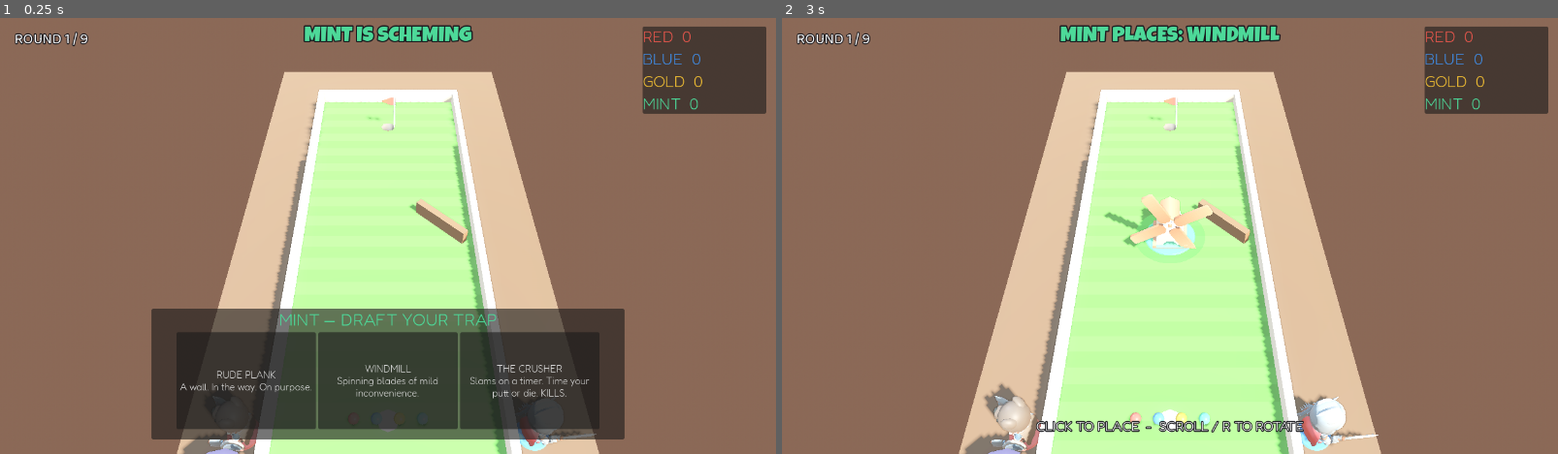
Above: before the commit, frames 1-2 (left to right).
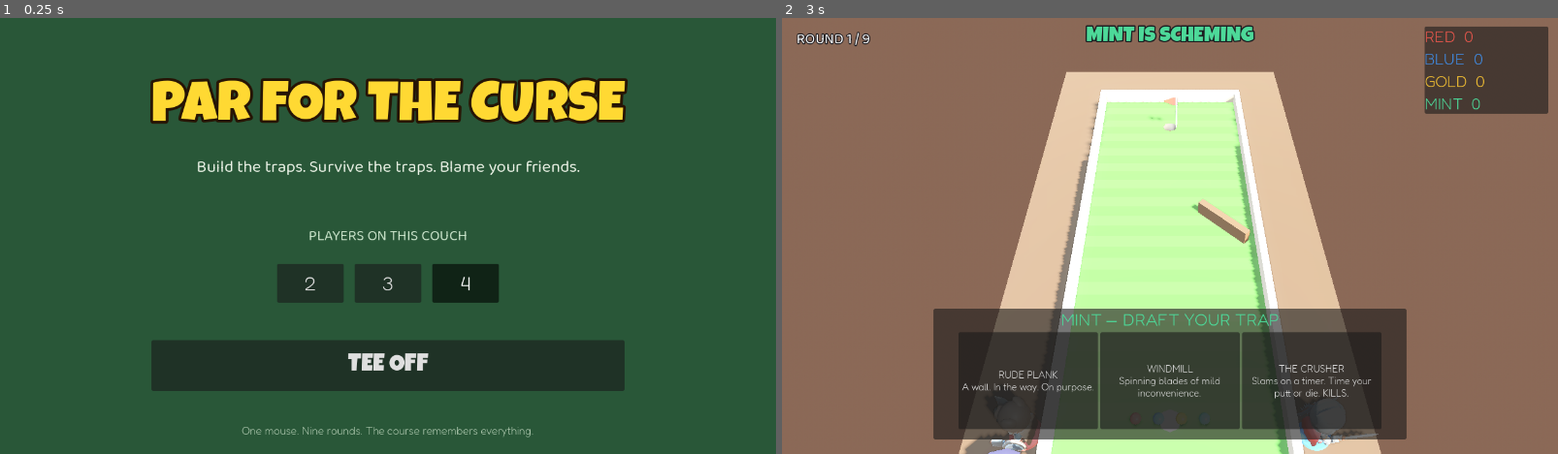
Above: after the commit, the same moments.

Repository: substrateagnostic/ill-will
Game: Godot game, scene res://scenes/menu.tscn
The game is run twice, just before and just after one commit, with the same random seed, the same clock (stepped at 60 frames per second) and the same inputs. Before the commit the project starts from res://scenes/main.tscn.
Inputs (mouse positions are in pixels of both pictures, inside the frame that each line leads up to):
- Up to frame 1 (0.25 s): no input
- Up to frame 2 (3 s): click (1092, 283) at 0.5 s, where only the run after the commit has a clickable "2"; click (1170, 283) at 1.25 s, where only the run after the commit has a clickable "3"; click (1247, 283) at 2 s, where only the run after the commit has a clickable "4"; click (1170, 366) at 2.75 s, where only the run after the commit has a clickable "TEE OFF"

The runs differ from the first frame. In frame 1, 96% of the frame differs, in the area x 0-100%, y 0-100%; in frame 2, 20%.

Commit message:
Phase 6: title menu, course-history flyover, death focus, tuning
Menu (player count, TEE OFF), match-end cinematic: THE COURSE REMEMBERS
ground-level flyover through the accreted course, then winner banner.
Camera focus-punch on deaths, ball speed trails, water hazard nerfed,
--rounds/--skipmenu test args, menu no longer clobbers CLI player count.

Co-Authored-By: Claude Fable 5 <noreply@anthropic.com>

Diff:
--- a/project.godot
+++ b/project.godot
@@ -4,7 +4,7 @@
 [application]
 
 config/name="Par for the Curse"
-run/main_scene="res://scenes/main.tscn"
+run/main_scene="res://scenes/menu.tscn"
 config/features=PackedStringArray("4.6")
 
 [autoload]
--- /dev/null
+++ b/scenes/menu.tscn
@@ -0,0 +1,111 @@
+[gd_scene load_steps=5 format=3]
+
+[ext_resource type="Script" path="res://scripts/menu.gd" id="1_menu"]
+[ext_resource type="FontFile" path="res://assets/fonts/LuckiestGuy-Regular.ttf" id="2_luckiest"]
+[ext_resource type="FontFile" path="res://assets/fonts/Baloo2.ttf" id="3_baloo"]
+
+[sub_resource type="StyleBoxFlat" id="bg_style"]
+bg_color = Color(0.16, 0.34, 0.22, 1)
+
+[node name="Menu" type="Control"]
+layout_mode = 3
+anchors_preset = 15
+anchor_right = 1.0
+anchor_bottom = 1.0
+script = ExtResource("1_menu")
+
+[node name="BG" type="Panel" parent="."]
+layout_mode = 1
+anchors_preset = 15
+anchor_right = 1.0
+anchor_bottom = 1.0
+theme_override_styles/panel = SubResource("bg_style")
+
+[node name="Center" type="CenterContainer" parent="."]
+layout_mode = 1
+anchors_preset = 15
+anchor_right = 1.0
+anchor_bottom = 1.0
+
+[node name="Box" type="VBoxContainer" parent="Center"]
+layout_mode = 2
+theme_override_constants/separation = 26
+
+[node name="Title" type="Label" parent="Center/Box"]
+layout_mode = 2
+theme_override_fonts/font = ExtResource("2_luckiest")
+theme_override_font_sizes/font_size = 92
+theme_override_colors/font_color = Color(1, 0.85, 0.2, 1)
+theme_override_colors/font_outline_color = Color(0.15, 0.08, 0.02, 1)
+theme_override_constants/outline_size = 18
+text = "PAR FOR THE CURSE"
+horizontal_alignment = 1
+
+[node name="Subtitle" type="Label" parent="Center/Box"]
+layout_mode = 2
+theme_override_fonts/font = ExtResource("3_baloo")
+theme_override_font_sizes/font_size = 28
+theme_override_colors/font_color = Color(0.92, 0.95, 0.9, 1)
+text = "Build the traps. Survive the traps. Blame your friends."
+horizontal_alignment = 1
+
+[node name="Spacer" type="Control" parent="Center/Box"]
+layout_mode = 2
+custom_minimum_size = Vector2(0, 20)
+
+[node name="PlayersLabel" type="Label" parent="Center/Box"]
+layout_mode = 2
+theme_override_fonts/font = ExtResource("3_baloo")
+theme_override_font_sizes/font_size = 24
+theme_override_colors/font_color = Color(0.8, 0.9, 0.8, 1)
+text = "PLAYERS ON THIS COUCH"
+horizontal_alignment = 1
+
+[node name="Players" type="HBoxContainer" parent="Center/Box"]
+layout_mode = 2
+alignment = 1
+theme_override_constants/separation = 18
+
+[node name="P2" type="Button" parent="Center/Box/Players"]
+layout_mode = 2
+custom_minimum_size = Vector2(110, 64)
+toggle_mode = true
+theme_override_font_sizes/font_size = 32
+text = "2"
+
+[node name="P3" type="Button" parent="Center/Box/Players"]
+layout_mode = 2
+custom_minimum_size = Vector2(110, 64)
+toggle_mode = true
+theme_override_font_sizes/font_size = 32
+text = "3"
+
+[node name="P4" type="Button" parent="Center/Box/Players"]
+layout_mode = 2
+custom_minimum_size = Vector2(110, 64)
+toggle_mode = true
+theme_override_font_sizes/font_size = 32
+text = "4"
+
+[node name="Spacer2" type="Control" parent="Center/Box"]
+layout_mode = 2
+custom_minimum_size = Vector2(0, 10)
+
+[node name="StartBtn" type="Button" parent="Center/Box"]
+layout_mode = 2
+custom_minimum_size = Vector2(340, 84)
+theme_override_fonts/font = ExtResource("2_luckiest")
+theme_override_font_sizes/font_size = 40
+text = "TEE OFF"
+
+[node name="Footer" type="Label" parent="."]
+layout_mode = 1
+anchor_top = 1.0
+anchor_bottom = 1.0
+anchor_right = 1.0
+offset_top = -50.0
+offset_bottom = -18.0
+theme_override_font_sizes/font_size = 18
+theme_override_colors/font_color = Color(0.7, 0.8, 0.7, 1)
+text = "One mouse. Nine rounds. The course remembers everything."
+horizontal_alignment = 1
--- a/scenes/traps/water.tscn
+++ b/scenes/traps/water.tscn
@@ -3,10 +3,10 @@
 [ext_resource type="Script" path="res://scripts/traps/water_trap.gd" id="1"]
 
 [sub_resource type="BoxMesh" id="pool_mesh"]
-size = Vector3(2.2, 0.03, 1.4)
+size = Vector3(1.8, 0.03, 1.1)
 
 [sub_resource type="BoxShape3D" id="zone_shape"]
-size = Vector3(2.1, 0.4, 1.3)
+size = Vector3(1.7, 0.4, 1.0)
 
 [sub_resource type="StandardMaterial3D" id="mat_water"]
 transparency = 1
--- a/scripts/ball.gd
+++ b/scripts/ball.gd
@@ -16,6 +16,7 @@
 var last_rest_position := Vector3.ZERO
 var _was_moving := false
 var _mat: StandardMaterial3D
+var _trail: CPUParticles3D
 
 @onready var mesh: MeshInstance3D = $Mesh
 
@@ -27,11 +28,36 @@
 	_mat.albedo_color = player_color
 	_mat.roughness = 0.35
 	mesh.set_surface_override_material(0, _mat)
+	_trail = CPUParticles3D.new()
+	_trail.emitting = false
+	_trail.amount = 22
+	_trail.lifetime = 0.4
+	_trail.local_coords = false
+	_trail.direction = Vector3.ZERO
+	_trail.spread = 0.0
+	_trail.initial_velocity_min = 0.0
+	_trail.initial_velocity_max = 0.0
+	_trail.gravity = Vector3.ZERO
+	_trail.scale_amount_min = 0.55
+	_trail.scale_amount_max = 0.9
+	_trail.scale_amount_curve = null
+	var tmesh := SphereMesh.new()
+	tmesh.radius = 0.07
+	tmesh.height = 0.14
+	_trail.mesh = tmesh
+	var tmat := StandardMaterial3D.new()
+	tmat.albedo_color = Color(player_color.r, player_color.g, player_color.b, 0.5)
+	tmat.transparency = BaseMaterial3D.TRANSPARENCY_ALPHA
+	tmat.shading_mode = BaseMaterial3D.SHADING_MODE_UNSHADED
+	_trail.material_override = tmat
+	add_child(_trail)
 
 func _physics_process(_delta: float) -> void:
 	if is_sunk or is_petrified or is_dead:
 		return
 	var speed := linear_velocity.length()
+	if _trail:
+		_trail.emitting = speed > 3.5
 	if speed > MAX_SPEED:
 		linear_velocity = linear_velocity.normalized() * MAX_SPEED
 	if speed < 0.9 and speed > 0.0:
--- a/scripts/camera_rig.gd
+++ b/scripts/camera_rig.gd
@@ -7,15 +7,45 @@
 
 var ball: Ball
 var _shake := 0.0
+var cinematic := false
+var _focus_override := Vector3.INF
+var _focus_timer := 0.0
 
 @onready var cam: Camera3D = $Camera3D
 
 func shake(amount: float) -> void:
 	_shake = maxf(_shake, amount)
 
+func focus_on(pos: Vector3, duration: float) -> void:
+	_focus_override = pos
+	_focus_timer = duration
+
+func start_flyover(duration: float) -> Tween:
+	cinematic = true
+	var start_pos := Vector3(2.2, 1.6, 2.5)
+	var end_pos := Vector3(-2.2, 1.8, -15.5)
+	cam.global_position = start_pos
+	var tw := create_tween()
+	tw.tween_method(_flyover_step.bind(start_pos, end_pos), 0.0, 1.0, duration)
+	tw.tween_callback(func():
+		cinematic = false
+		cam.position = Vector3(0, 12.5, 4.5))
+	return tw
+
+func _flyover_step(t: float, start_pos: Vector3, end_pos: Vector3) -> void:
+	var eased := ease(t, -1.8)
+	cam.global_position = start_pos.lerp(end_pos, eased)
+	var look_target := Vector3(0, 0.3, lerpf(-2.0, -13.0, eased))
+	cam.look_at(look_target, Vector3.UP)
+
 func _process(delta: float) -> void:
+	if cinematic:
+		return
 	var focus := course_center
-	if ball != null and not ball.is_sunk:
+	if _focus_timer > 0.0:
+		_focus_timer -= delta
+		focus = _focus_override
+	elif ball != null and not ball.is_sunk:
 		focus = course_center.lerp(ball.global_position, lean_strength)
 	var target := Transform3D(Basis.looking_at(focus - cam.global_position, Vector3.UP), cam.global_position)
 	cam.global_transform = cam.global_transform.interpolate_with(target, 1.0 - exp(-6.0 * delta))
--- a/scripts/game_state.gd
+++ b/scripts/game_state.gd
@@ -23,6 +23,8 @@
 			player_count = clampi(int(arg.trim_prefix("--players=")), 2, 4)
 		elif arg.begins_with("--seed="):
 			rng.seed = int(arg.trim_prefix("--seed="))
+		elif arg.begins_with("--rounds="):
+			rounds_total = clampi(int(arg.trim_prefix("--rounds=")), 1, 18)
 	reset_match()
 
 func reset_match() -> void:
--- a/scripts/main.gd
+++ b/scripts/main.gd
@@ -183,7 +183,7 @@
 func _input(event: InputEvent) -> void:
 	if event.is_action_pressed("restart"):
 		GameState.reset_match()
-		get_tree().reload_current_scene()
+		get_tree().change_scene_to_file("res://scenes/menu.tscn")
 
 func _on_cup_entry(body: Node3D) -> void:
 	if body is Ball and not body.is_sunk:
@@ -221,6 +221,7 @@
 	Sfx.play("death")
 	caddies[victim].react_death()
 	camera_rig.shake(0.35)
+	camera_rig.focus_on(death_pos, 1.3)
 	_spawn_death_fx(death_pos, v.color)
 	_spawn_gravestone(death_pos, v.color)
 	var credit := "THE COURSE"
@@ -293,9 +294,18 @@
 	GameState.round_num += 1
 	if GameState.is_match_over():
 		var champ: int = GameState.standings()[0]
+		print("MATCH_OVER champ=", GameState.players[champ].name)
+		turn_label.text = ""
+		stroke_label.text = ""
+		round_label.text = "FINAL"
+		_flash_banner("THE COURSE REMEMBERS", Color(1, 0.85, 0.2), 8.0)
+		var tw: Tween = camera_rig.start_flyover(8.5)
+		await tw.finished
+		print("FLYOVER_DONE")
 		Sfx.play("match_win")
 		caddies[champ].react("Cheer")
-		_flash_banner("%s WINS THE MATCH!" % GameState.players[champ].name, GameState.players[champ].color, 9999.0)
+		_spawn_confetti(caddies[champ].global_position + Vector3(0, 1.5, 0), GameState.players[champ].color)
+		_flash_banner("%s WINS THE MATCH!\n(press R for a rematch)" % GameState.players[champ].name, GameState.players[champ].color, 9999.0)
 		return
 	Sfx.play("round_over")
 	_flash_banner("ROUND OVER", Color(1, 0.85, 0.2), 2.6)
--- /dev/null
+++ b/scripts/menu.gd
@@ -0,0 +1,28 @@
+extends Control
+
+var player_count := 4
+
+@onready var buttons := [$Center/Box/Players/P2, $Center/Box/Players/P3, $Center/Box/Players/P4]
+
+func _ready() -> void:
+	player_count = GameState.player_count
+	for arg in OS.get_cmdline_user_args():
+		if arg == "--skipmenu":
+			_start()
+			return
+	$Center/Box/StartBtn.pressed.connect(_start)
+	for i in buttons.size():
+		buttons[i].pressed.connect(_set_players.bind(i + 2))
+	_set_players(player_count)
+
+func _set_players(n: int) -> void:
+	player_count = n
+	Sfx.play("card")
+	for i in buttons.size():
+		buttons[i].button_pressed = (i + 2) == n
+
+func _start() -> void:
+	Sfx.play("confirm")
+	GameState.player_count = player_count
+	GameState.reset_match()
+	get_tree().change_scene_to_file("res://scenes/main.tscn")
--- a/scripts/traps/water_trap.gd
+++ b/scripts/traps/water_trap.gd
@@ -3,7 +3,7 @@
 func _init() -> void:
 	trap_id = "water"
 	display_name = "WATER HAZARD"
-	footprint_radius = 1.3
+	footprint_radius = 1.1
 
 func _ready() -> void:
 	$Zone.body_entered.connect(_on_body)
Not shown, added: scripts/menu.gd.uid
